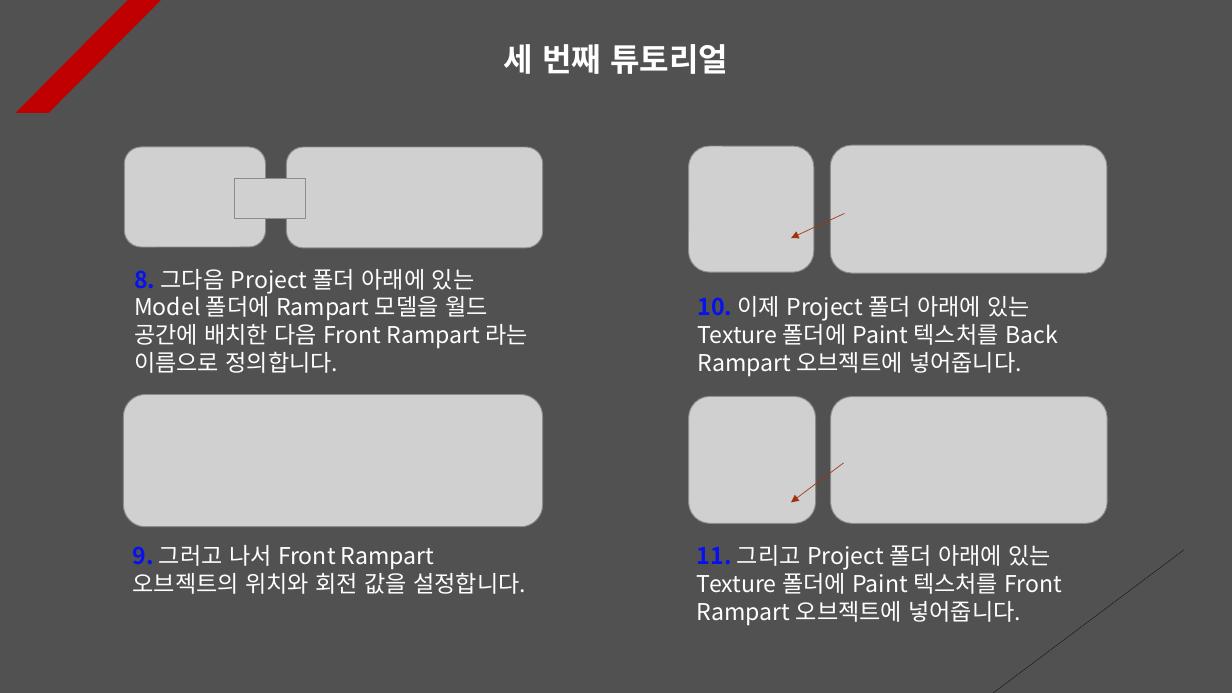
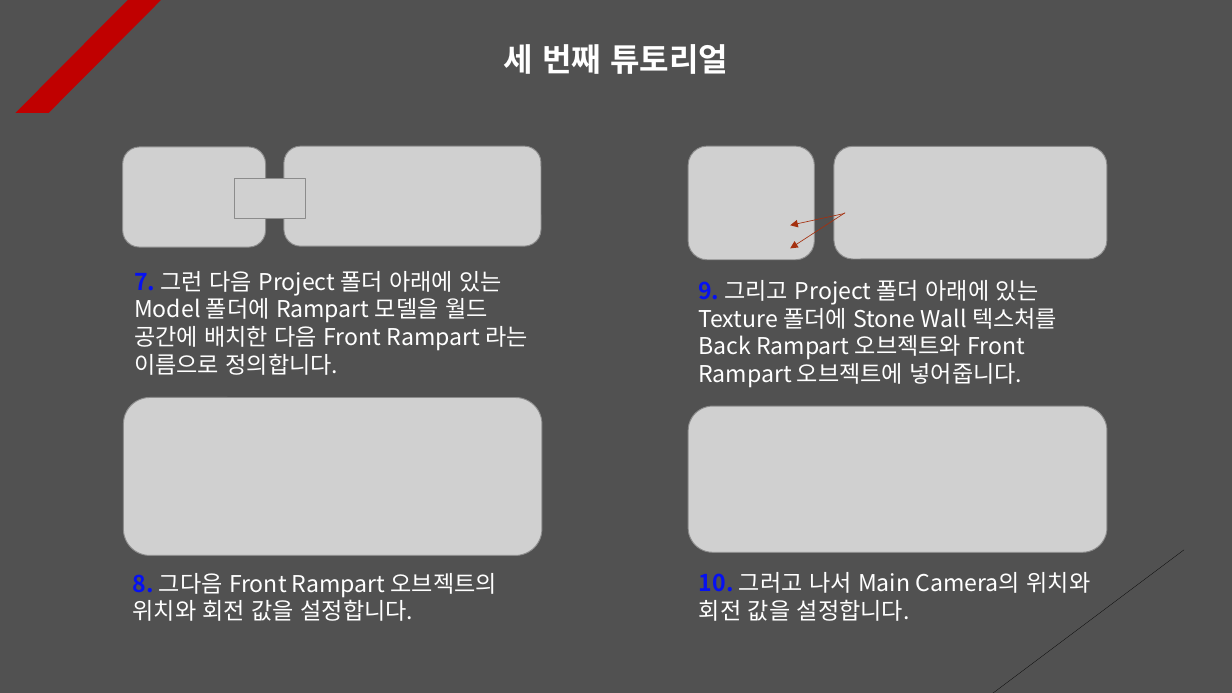
Before and after one commit to Unity2033/3D-UnityEngine, a slide deck: slide 3 of Assets/Class/NavMesh Agent/PPT Data/NavMesh Agent Example.pptx. Drawn at 1232x693 pixels with LibreOffice and Linux fonts; fonts in the diff are those of the drawing; grey boxes stand for pictures. Boxes give left, top, right and bottom in pixels: in the first picture for what was removed or moved away, otherwise in the second. Text is boxed around its words. In the diff, an @@ line names an element or a change of style, - is before the commit and + after.

```diff
--- a/Assets/Class/NavMesh Agent/PPT Data/NavMesh Agent Example.pptx
+++ b/Assets/Class/NavMesh Agent/PPT Data/NavMesh Agent Example.pptx
@@ picture: place and size @@
-picture at [689, 146, 814, 272]
+picture at [689, 146, 815, 260]
@@ picture: place and size @@
-picture at [831, 145, 1107, 273]
+picture at [835, 146, 1107, 259]
@@ arrow moved from (845, 213) - (791, 238) to (845, 213) - (790, 226) @@
@@ arrow moved from (844, 463) - (791, 503) to (846, 213) - (790, 249) @@
@@ text at [134, 271, 528, 375]: text changed @@
-8. 그다음 Project 폴더 아래에 있는 Model 폴더에 Rampart 모델을 월드 공간에 배치한 다음 Front Rampart 라는 이름으로 정의합니다.
+7. 그런 다음 Project 폴더 아래에 있는 Model 폴더에 Rampart 모델을 월드 공간에 배치한 다음 Front Rampart 라는 이름으로 정의합니다.
@@ text at [698, 280, 1057, 388]: text changed @@
-10. 이제 Project 폴더 아래에 있는 Texture 폴더에 Paint 텍스처를 Back Rampart 오브젝트에 넣어줍니다.
+9. 그리고 Project 폴더 아래에 있는 Texture 폴더에 Stone Wall 텍스처를 Back Rampart 오브젝트와 Front Rampart 오브젝트에 넣어줍니다.
@@ picture: place and size @@
-picture at [124, 395, 543, 527]
+picture at [124, 397, 543, 555]
@@ picture: place and size @@
-picture at [831, 396, 1107, 523]
+picture at [689, 407, 1107, 553]
@@ picture removed at [689, 396, 815, 523] @@
@@ text removed at [697, 545, 1063, 625] @@
-11. 그리고 Project 폴더 아래에 있는 Texture 폴더에 Paint 텍스처를 Front Rampart 오브젝트에 넣어줍니다.
@@ text at [133, 573, 497, 621]: text changed @@
-9. 그러고 나서 Front Rampart 오브젝트의 위치와 회전 값을 설정합니다.
+8. 그다음 Front Rampart 오브젝트의 위치와 회전 값을 설정합니다.
@@ text added at [699, 572, 1091, 621], 18 pt, text #FFFFFF @@
+10. 그러고 나서 Main Camera의 위치와 회전 값을 설정합니다.
```
Also in this commit, not shown: 9 other slides changed, 5 slides added, 2 slides removed, 16 other files.
